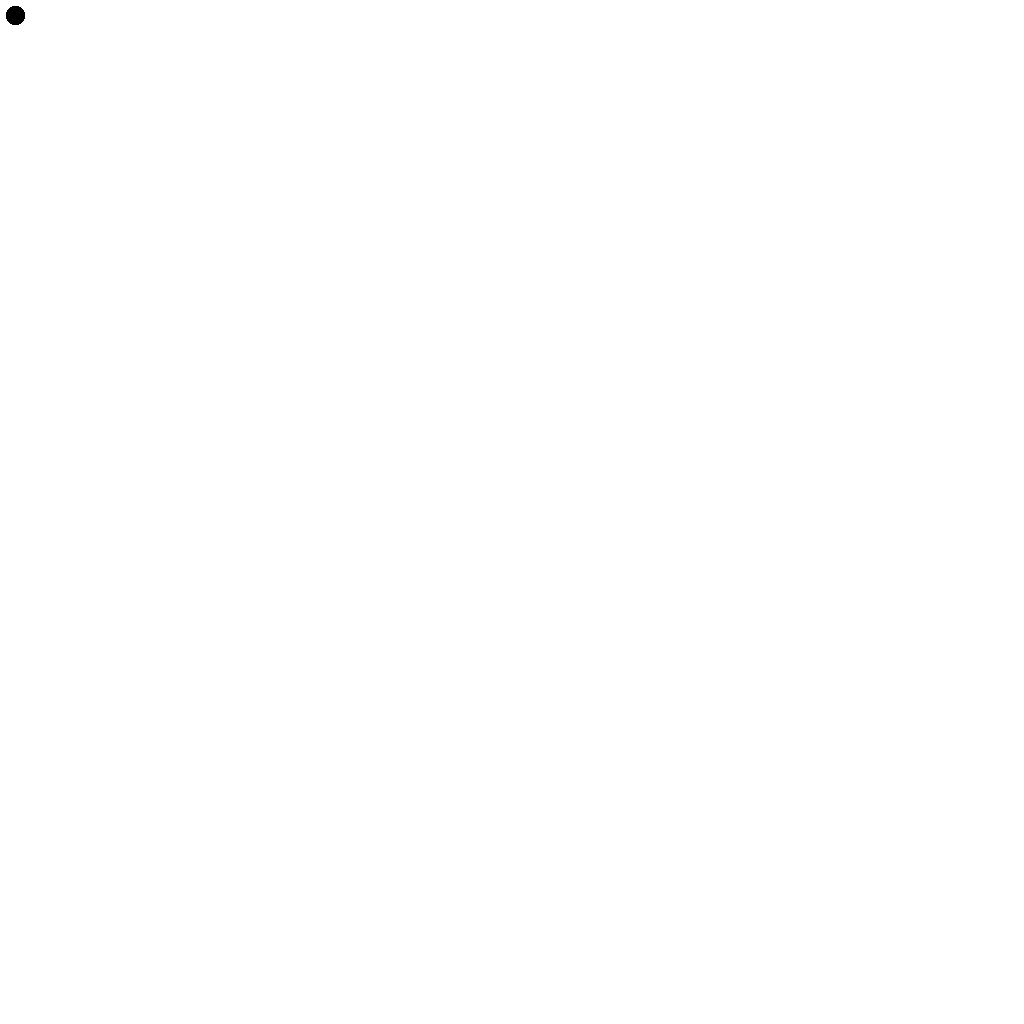
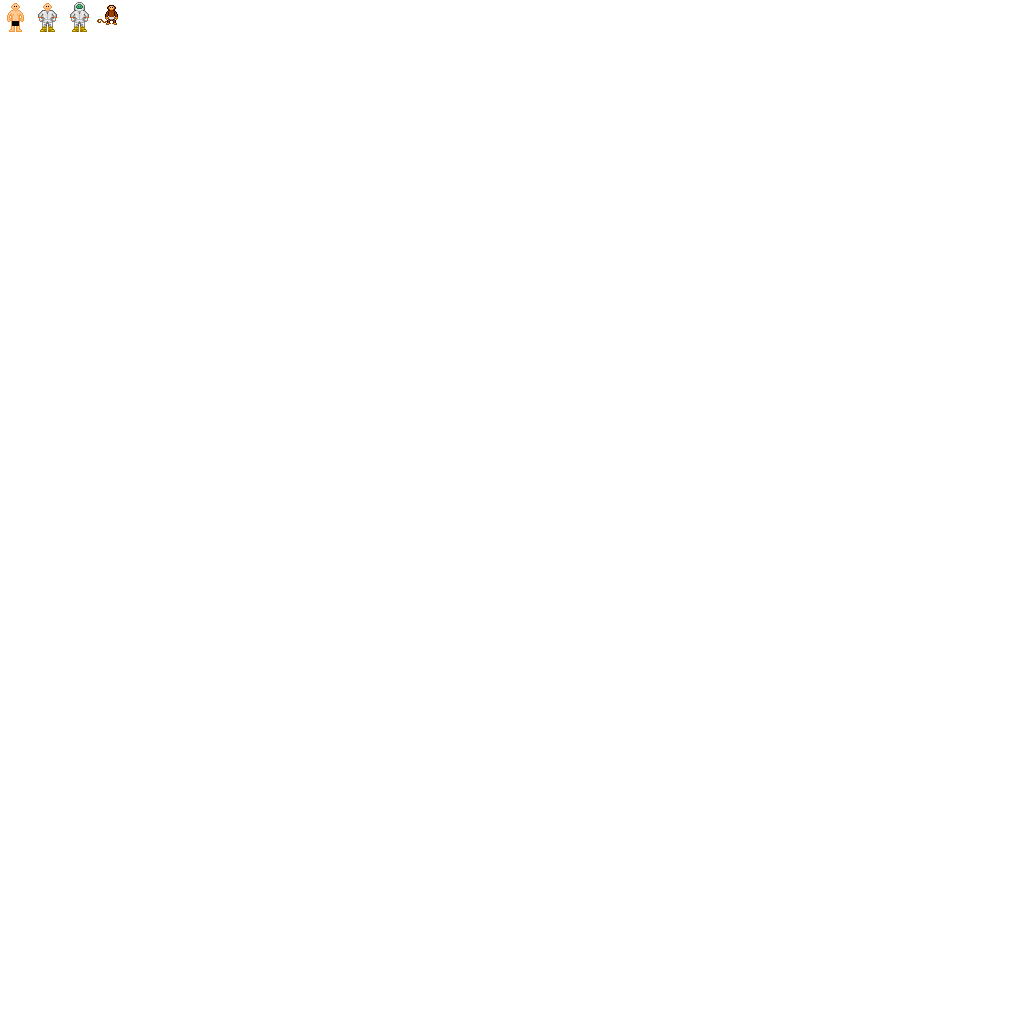
Layered file, before and after one edit (1024×1024). Changes by layer:
added layer "3" above "2" over <box>97,5,118,25</box>
added layer "2" above "1" over <box>70,2,89,32</box>
added layer "1" above "0" over <box>38,3,57,32</box>
painted on "0" over <box>6,3,25,32</box>
